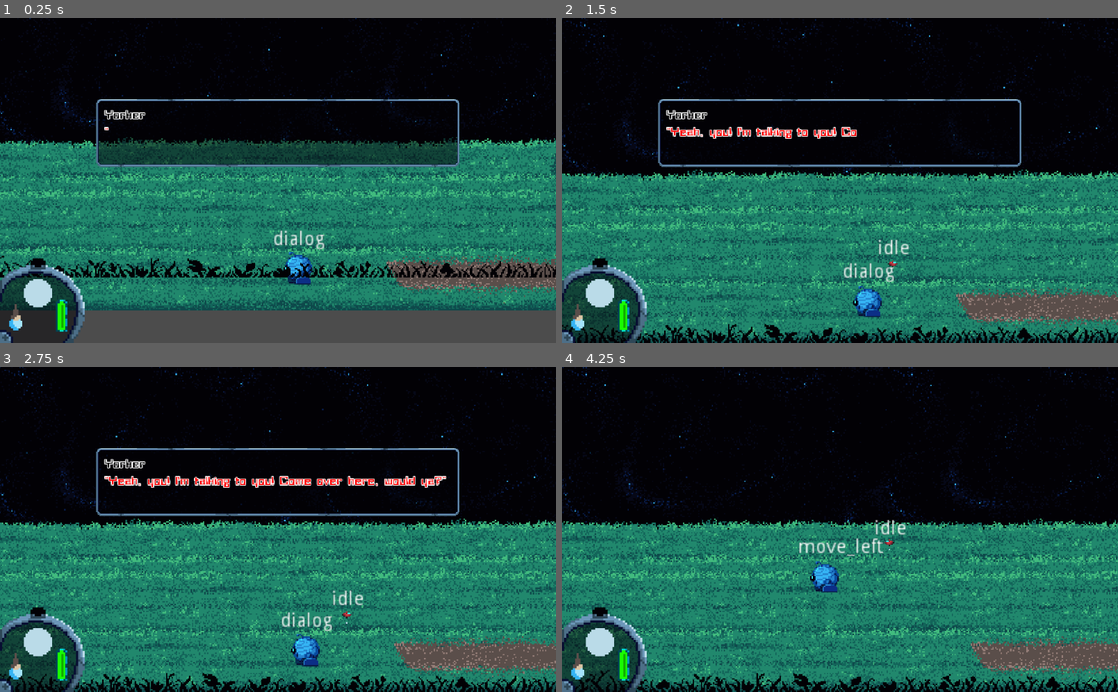
Above: before the commit, frames 1-4 (two rows, left to right).
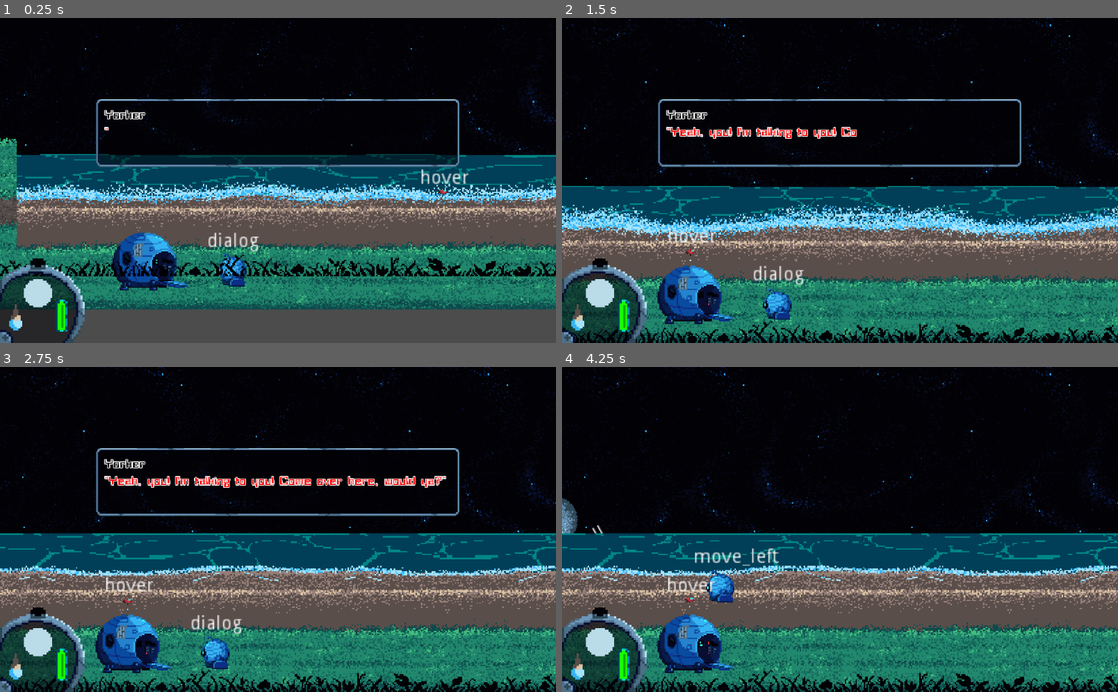
Above: after the commit, the same moments.

Repository: GeekzGamingz/Myunjoule
Game: Godot game, scene res://source/Levels/Moon.tscn
Two runs of this game, one before a commit and one after it. Both use one fixed random seed, a clock stepped at 60 frames per second and the inputs below. The engine's default icon, where the game draws it, is replaced by a stand-in: a white triangle on a blue panel in a dark square.
Inputs:
- Up to frame 1 (0.25 s): no input
- Up to frame 2 (1.5 s): hold D (move_right) 0.53-1.28 s; hold E (activate) 0.53-1.28 s; hold S (move_backward) from 1.28 s (still down); tap Tab (expo_tab) at 1.35 s
- Up to frame 3 (2.75 s): release S (move_backward) at 2.03 s; hold D (move_right) from 2.03 s (still down); tap 1 (select_choice_1) at 2.1 s
- Up to frame 4 (4.25 s): tap Enter at 2.75 s; release D (move_right) at 2.78 s; hold W (move_forward) 2.78-3.53 s; tap 2 (select_choice_2) at 2.85 s; hold A (move_left) from 3.53 s (still down); hold E (activate) from 3.53 s (still down)

The runs differ from the first frame. In frame 1, 41% of the frame differs, in the area x 0-100%, y 0-90%; in frame 2, 43%; in frame 3, 43%, in the area x 0-100%, y 0-100%; in frame 4, 43%.

Commit message:
Moon Tweaks

Diff:
--- a/project.godot
+++ b/project.godot
@@ -184,6 +184,7 @@
 2d_physics/layer_3="npcs"
 2d_physics/layer_4="objects"
 2d_physics/layer_5="events"
+2d_physics/layer_6="barrier"
 
 [physics]
 
--- a/source/Actors/Mouskie/Mouskie.tscn
+++ b/source/Actors/Mouskie/Mouskie.tscn
@@ -8,9 +8,8 @@
 [ext_resource path="res://assets/NPCs/Mouskie/mouskie-Attack-Hit-Effect-Sheet.png" type="Texture" id=6]
 [ext_resource path="res://source/Actors/Drone/ExpoPOI.tscn" type="PackedScene" id=7]
 
-[sub_resource type="CapsuleShape2D" id=6]
-radius = 3.0
-height = 8.0
+[sub_resource type="CircleShape2D" id=16]
+radius = 5.0
 
 [sub_resource type="Animation" id=12]
 length = 0.001
@@ -276,7 +275,7 @@
 
 [node name="Mouskie" type="KinematicBody2D" groups=["POI"]]
 collision_layer = 4
-collision_mask = 3
+collision_mask = 35
 script = ExtResource( 2 )
 __meta__ = {
 "_edit_vertical_guides_": [ 125.0, 175.0 ]
@@ -297,7 +296,7 @@
 [node name="CollisionShape2D" type="CollisionShape2D" parent="."]
 position = Vector2( 14, 15 )
 rotation = 1.5708
-shape = SubResource( 6 )
+shape = SubResource( 16 )
 
 [node name="AnimationPlayers" type="Node2D" parent="."]
 
--- a/source/Actors/Player/Player.gd
+++ b/source/Actors/Player/Player.gd
@@ -134,10 +134,10 @@
 	match(area.name):
 		"PU_Batteries": chargeEnergy(25)
 		"PU_JumperCables": chargeEnergy(50)
-		"HarshWeather": drainEnergy(1)
-		"LightAttack": drainEnergy(5)
-		"MediumAttack": drainEnergy(10)
-		"HeavyAttack": drainEnergy(15)
+		"HarshWeather": drainEnergy(5)
+		"LightAttack": drainEnergy(15)
+		"MediumAttack": drainEnergy(25)
+		"HeavyAttack": drainEnergy(35)
 		"InstaKill": drainEnergy(100)
 
 func set_can_talk(area: Area2D, canTalk: bool) -> void:
--- a/source/Actors/Player/Player.tscn
+++ b/source/Actors/Player/Player.tscn
@@ -113,6 +113,47 @@
 "values": [ 0, 1, 2, 3 ]
 }
 
+[sub_resource type="Animation" id=10]
+resource_name = "rowbit_transition"
+length = 0.4
+loop = true
+tracks/0/type = "value"
+tracks/0/path = NodePath("PlayerSprite:texture")
+tracks/0/interp = 1
+tracks/0/loop_wrap = true
+tracks/0/imported = false
+tracks/0/enabled = true
+tracks/0/keys = {
+"times": PoolRealArray( 0 ),
+"transitions": PoolRealArray( 1 ),
+"update": 1,
+"values": [ ExtResource( 11 ) ]
+}
+tracks/1/type = "value"
+tracks/1/path = NodePath("PlayerSprite:hframes")
+tracks/1/interp = 1
+tracks/1/loop_wrap = true
+tracks/1/imported = false
+tracks/1/enabled = true
+tracks/1/keys = {
+"times": PoolRealArray( 0 ),
+"transitions": PoolRealArray( 1 ),
+"update": 1,
+"values": [ 4 ]
+}
+tracks/2/type = "value"
+tracks/2/path = NodePath("PlayerSprite:frame")
+tracks/2/interp = 1
+tracks/2/loop_wrap = true
+tracks/2/imported = false
+tracks/2/enabled = true
+tracks/2/keys = {
+"times": PoolRealArray( 0, 0.1, 0.2, 0.3 ),
+"transitions": PoolRealArray( 1, 1, 1, 1 ),
+"update": 1,
+"values": [ 0, 1, 2, 3 ]
+}
+
 [sub_resource type="Animation" id=8]
 resource_name = "hurt"
 
@@ -185,6 +226,7 @@
 anims/rowbit_move_left = ExtResource( 5 )
 anims/rowbit_move_right = ExtResource( 4 )
 anims/rowbit_ouchie = SubResource( 9 )
+anims/rowbit_transition = SubResource( 10 )
 
 [node name="EffectsPlayer" type="AnimationPlayer" parent="AnimationPlayers"]
 anims/hurt = SubResource( 8 )
--- a/source/Actors/Player/PlayerFSM.gd
+++ b/source/Actors/Player/PlayerFSM.gd
@@ -9,7 +9,8 @@
 	IDLE = "rowbit_idle",
 	MOVE_LEFT  = "rowbit_move_left",
 	MOVE_RIGHT = "rowbit_move_right",
-	OUCHIE = "rowbit_ouchie"
+	OUCHIE = "rowbit_ouchie",
+	TRANSITION = "rowbit_transition"
 }
 
 #-------------------------------------------------------------------------------------------------#
@@ -106,7 +107,7 @@
 			parent.spritePlayer.play(animations.OUCHIE)
 
 		states.transition:
-			pass
+			parent.spritePlayer.play(animations.TRANSITION)
 #Exit State
 # warning-ignore:unused_argument
 func stateExit(oldState, newState):
--- a/source/Levels/Moon.tscn
+++ b/source/Levels/Moon.tscn
@@ -111,6 +111,15 @@
 rotation = -1.5708
 shape = SubResource( 1 )
 
+[node name="ActorBarrier" type="StaticBody2D" parent="Transitions/TownToBeach"]
+position = Vector2( 648, -3 )
+collision_layer = 32
+collision_mask = 0
+
+[node name="CollisionShape2D" type="CollisionShape2D" parent="Transitions/TownToBeach/ActorBarrier"]
+rotation = -1.5708
+shape = SubResource( 1 )
+
 [node name="TownToLab" type="Area2D" parent="Transitions"]
 position = Vector2( 1426, 4 )
 collision_layer = 16
@@ -235,9 +244,12 @@
 [node name="UserInterface" parent="YSort/UI" instance=ExtResource( 8 )]
 
 [node name="Player" parent="YSort" instance=ExtResource( 6 )]
-position = Vector2( 536, 89 )
+position = Vector2( -561, 91 )
 
 [node name="Expo" parent="YSort" instance=ExtResource( 9 )]
+
+[node name="Mouskie" parent="YSort" instance=ExtResource( 7 )]
+position = Vector2( 472, 43 )
 
 [node name="Beach" parent="YSort" instance=ExtResource( 1 )]
 
@@ -255,6 +267,3 @@
 
 [node name="Bottle_Buried" parent="YSort" instance=ExtResource( 11 )]
 position = Vector2( 159, 68 )
-
-[node name="Mouskie" parent="." instance=ExtResource( 7 )]
-position = Vector2( 264, -38 )
--- a/source/Objects/Moon/Moon.gd
+++ b/source/Objects/Moon/Moon.gd
@@ -17,6 +17,7 @@
 onready var moonSprite: Sprite = $MoonSprite
 onready var tideAnimator = get_tree().root.get_node(
 	"Moon/YSort/UI/UserInterface/AnimationPlayers/TideStatusPlayer")
+onready var player = get_tree().root.get_node("Moon/YSort/Player")
 #Exported Variables
 export var rotation_speed = PI
 #Animation Nodes
@@ -65,3 +66,5 @@
 func timedHigh():
 	tideAnimator.play("high")
 	get_tree().root.get_node("Moon/YSort/Beach/AnimationPlayers/WavePlayer").play("idle_high")
+func dayDrain():
+	player.drainEnergy(5)
--- a/source/Objects/Moon/Moon.tscn
+++ b/source/Objects/Moon/Moon.tscn
@@ -650,6 +650,41 @@
 "method": "timedLow"
 } ]
 }
+tracks/4/type = "method"
+tracks/4/path = NodePath("..")
+tracks/4/interp = 1
+tracks/4/loop_wrap = true
+tracks/4/imported = false
+tracks/4/enabled = true
+tracks/4/keys = {
+"times": PoolRealArray( 75, 225, 375, 525, 675, 825, 975, 1125 ),
+"transitions": PoolRealArray( 1, 1, 1, 1, 1, 1, 1, 1 ),
+"values": [ {
+"args": [  ],
+"method": "dayDrain"
+}, {
+"args": [  ],
+"method": "dayDrain"
+}, {
+"args": [  ],
+"method": "dayDrain"
+}, {
+"args": [  ],
+"method": "dayDrain"
+}, {
+"args": [  ],
+"method": "dayDrain"
+}, {
+"args": [  ],
+"method": "dayDrain"
+}, {
+"args": [  ],
+"method": "dayDrain"
+}, {
+"args": [  ],
+"method": "dayDrain"
+} ]
+}
 
 [sub_resource type="AnimationNodeStateMachine" id=4]
 
--- a/source/Objects/Moon/MoonFSM.gd
+++ b/source/Objects/Moon/MoonFSM.gd
@@ -55,7 +55,8 @@
 # warning-ignore:unused_argument
 # warning-ignore:unused_argument
 func stateExit(oldState, newState):
-	pass
+	match(oldState)	:
+		states.phaseNew: pass
 #-------------------------------------------------------------------------------------------------#
 #Assign Animations
 func assign_animation():
Not shown: 1 places in source/Actors/Player/Player.tscn that only renumber resources
